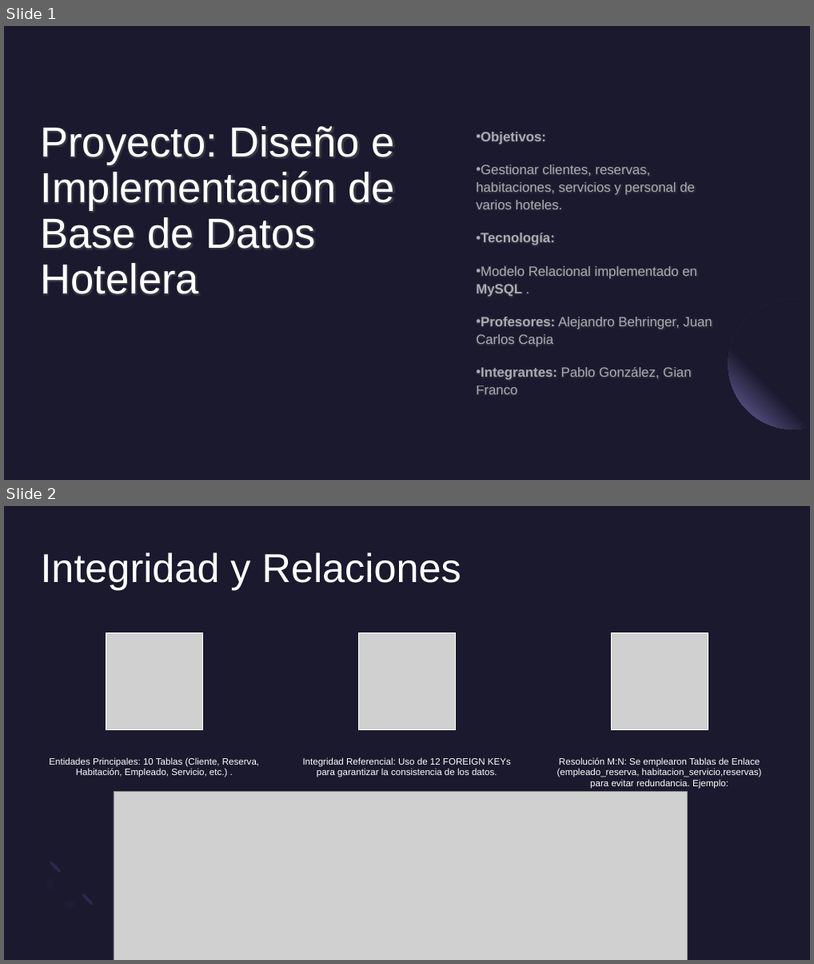
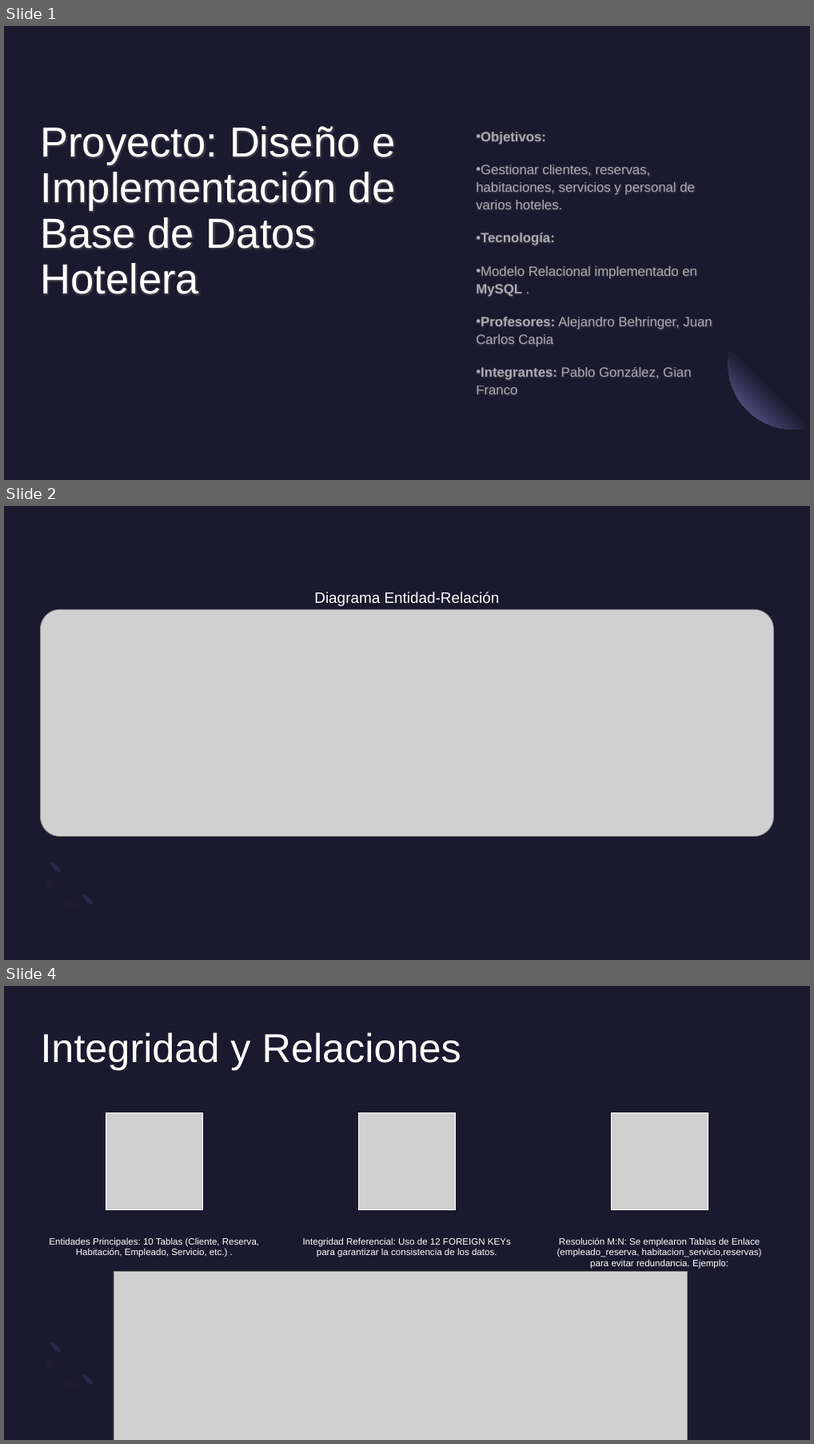
Before and after one commit to Crove7/BaseDeDatos, a slide deck: Documentacion/Presentacion.pptx. Shown one above the other, each under a label of ours: slides 1 and 2 before the commit, slides 1, 2 and 4 after it; the slides between them are not shown. The pictures are 814x964 and 814x1444 pixels, drawn with LibreOffice and Linux fonts; fonts in the diff are those of the drawing; grey boxes stand for pictures. Boxes give left, top, right and bottom in pixels: in the first picture for what was removed or moved away, otherwise in the second. Text is boxed around its words. In the diff, an @@ line names an element or a change of style, - is before the commit and + after.

Commit message:
Correcion de Diagrama Gantt, DER, Informe

```diff
--- a/Documentacion/Presentacion.pptx
+++ b/Documentacion/Presentacion.pptx
@@ slide 2 added at (4, 506, 810, 960), background #1B192E; not listed: 3 template elements that a slide beside it also shows @@
@@ text added at (314, 592, 500, 606), 18 pt, text #FFFFFF @@
+Diagrama Entidad-Relación
@@ picture added at (40, 609, 774, 836) @@
@@ what was slide 2 is now slide 4 @@
```
Also in this commit, not shown: 1 other slide added, 4 other files.
